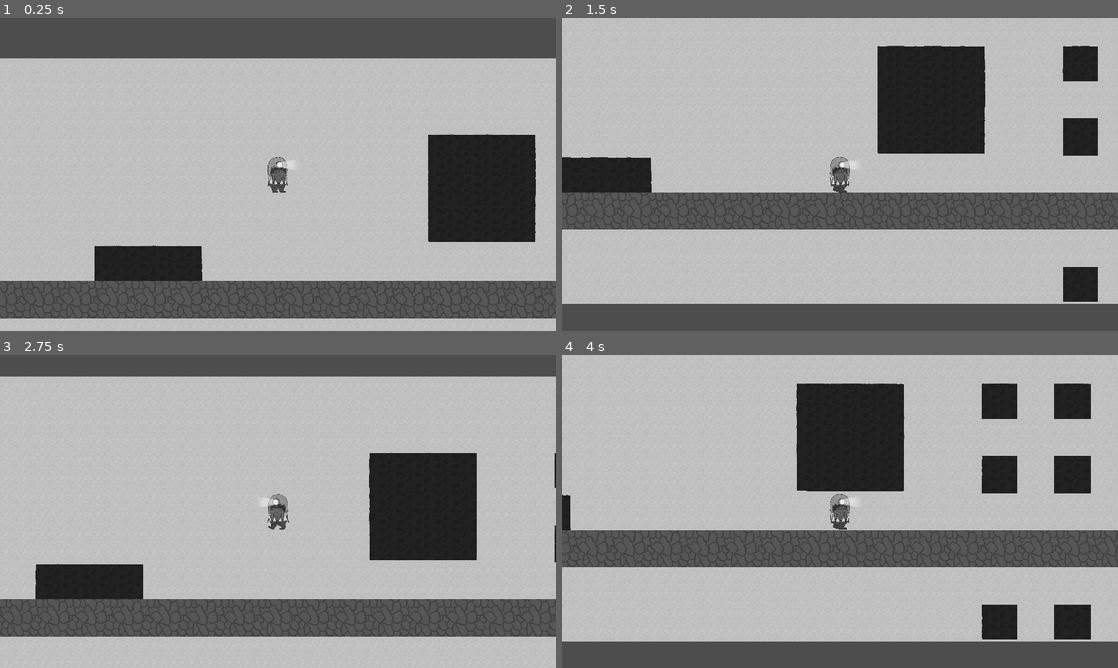
Above: before the commit, frames 1-4 (two rows, left to right).
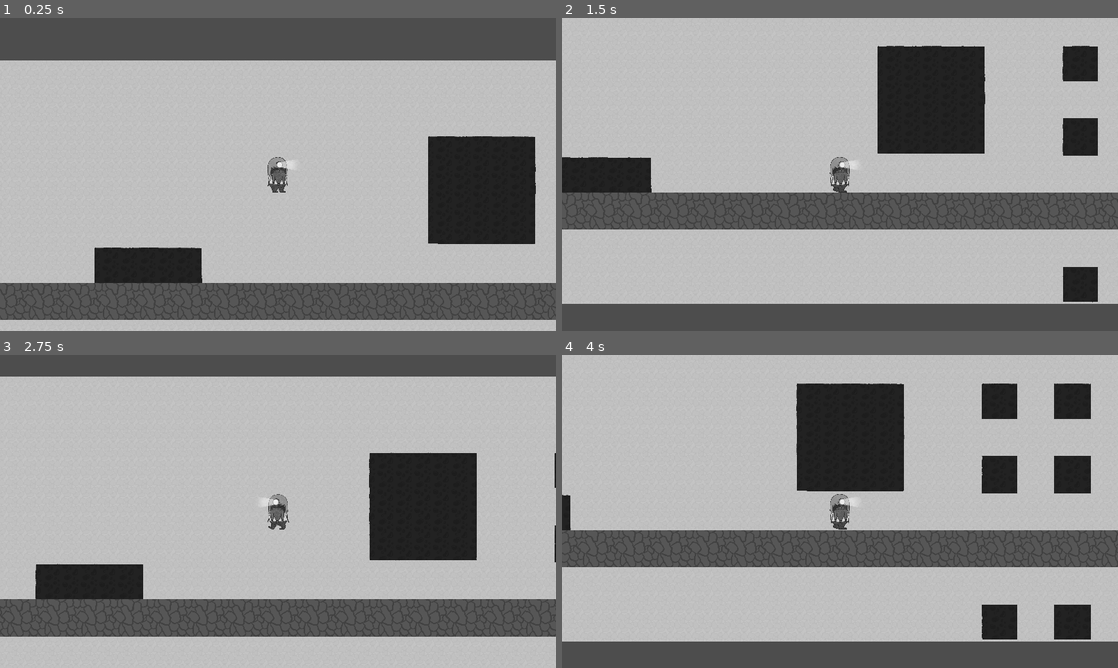
Above: after the commit, the same moments.

Repository: nksacayan/ProjectDarkAndDiggy
Game: Godot game, scene res://levels/nick_test_level.tscn
The game is run twice, just before and just after one commit, with the same random seed, the same clock (stepped at 60 frames per second) and the same inputs.
Inputs:
- Up to frame 1 (0.25 s): no input
- Up to frame 2 (1.5 s): hold D (move_right) from 0.53 s (still down); tap Space (jump) at 0.77 s
- Up to frame 3 (2.75 s): tap Space (jump) at 1.52 s; release D (move_right) at 2.03 s; hold A (move_left) from 2.03 s (still down)
- Up to frame 4 (4 s): release A (move_left) at 2.78 s; hold D (move_right) from 2.78 s (still down); tap Space (jump) at 3.02, 3.77 s

The runs differ from the first frame. In frame 1, 2.2% of the frame differs, in the area x 0-100%, y 12-97%; in frame 2, less than 0.1%; in frame 3, less than 0.1%; in frame 4, less than 0.1%.

Commit message:
Added player and enemy collision plus music

Diff:
--- a/common_components/health/health.gd
+++ b/common_components/health/health.gd
@@ -5,7 +5,7 @@
 
 @export var max_health: int = 1
 
-var current_health: int = max_health:
+var current_health: int:
 	get:
 		return current_health
 	set(p_value):
--- /dev/null
+++ b/enemy/kobold/KoboldAnimationHandler.gd
@@ -0,0 +1,21 @@
+class_name KoboldAnimationHandler
+extends AnimatedSprite2D
+
+
+func _face_left_right(p_left_right: float) -> void:
+	# flip_h == false means sprite facing right
+	# offset should be configured in the node, just flip it here
+	if p_left_right > 0:
+		flip_h = false
+		offset = abs(offset)
+	elif p_left_right < 0:
+		flip_h = true
+		offset = -abs(offset)
+
+func handle_animation(p_velocity: Vector2) -> void:
+	if p_velocity.x != 0:
+		play("walk")
+	else:
+		play("idle")
+
+	_face_left_right(p_velocity.x)
--- a/enemy/kobold/kobold.tscn
+++ b/enemy/kobold/kobold.tscn
@@ -1,23 +1,62 @@
-[gd_scene load_steps=7 format=3 uid="uid://cmmwqu3w11y2e"]
+[gd_scene load_steps=13 format=3 uid="uid://cmmwqu3w11y2e"]
 
 [ext_resource type="Script" path="res://enemy/kobold/kobold_body.gd" id="1_g7ieu"]
-[ext_resource type="Texture2D" uid="uid://d3ypsypb2iomr" path="res://player/assets/sprites/test_dward.PNG" id="2_iw0ra"]
+[ext_resource type="Texture2D" uid="uid://dp4ol3g378kl2" path="res://enemy/kobold/assets/sprites/kobold-idle.png" id="2_fsdp0"]
 [ext_resource type="Script" path="res://enemy/states/state_machine.gd" id="3_5jy2q"]
+[ext_resource type="Texture2D" uid="uid://djdwpg6h20kd1" path="res://enemy/kobold/assets/sprites/kobold-walk-1.png" id="3_obm4m"]
 [ext_resource type="Script" path="res://enemy/states/patrol_state.gd" id="4_2t6yl"]
+[ext_resource type="Texture2D" uid="uid://bu4g3pnnt637e" path="res://enemy/kobold/assets/sprites/kobold-walk-2.png" id="4_dgtie"]
+[ext_resource type="Script" path="res://enemy/kobold/KoboldAnimationHandler.gd" id="5_b012h"]
 [ext_resource type="Script" path="res://enemy/states/chase_state.gd" id="5_rrv1x"]
 
-[sub_resource type="RectangleShape2D" id="RectangleShape2D_6f71e"]
-size = Vector2(230, 250)
+[sub_resource type="SpriteFrames" id="SpriteFrames_wv8ve"]
+animations = [{
+"frames": [{
+"duration": 1.0,
+"texture": ExtResource("2_fsdp0")
+}],
+"loop": true,
+"name": &"idle",
+"speed": 5.0
+}, {
+"frames": [{
+"duration": 1.0,
+"texture": ExtResource("3_obm4m")
+}, {
+"duration": 1.0,
+"texture": ExtResource("4_dgtie")
+}],
+"loop": true,
+"name": &"walk",
+"speed": 5.0
+}]
+
+[sub_resource type="CapsuleShape2D" id="CapsuleShape2D_k2xkr"]
+radius = 80.0
+height = 258.0
+
+[sub_resource type="CapsuleShape2D" id="CapsuleShape2D_db70v"]
+radius = 91.0
+height = 284.0
+
+[sub_resource type="CapsuleShape2D" id="CapsuleShape2D_r8htu"]
+radius = 86.0
+height = 266.0
 
 [node name="Kobold" type="CharacterBody2D"]
+collision_layer = 8
 script = ExtResource("1_g7ieu")
 
-[node name="Sprite2D" type="Sprite2D" parent="."]
+[node name="AnimatedSprite2D" type="AnimatedSprite2D" parent="."]
 unique_name_in_owner = true
-texture = ExtResource("2_iw0ra")
+scale = Vector2(-1, 1)
+sprite_frames = SubResource("SpriteFrames_wv8ve")
+animation = &"walk"
+offset = Vector2(10, 0)
+script = ExtResource("5_b012h")
 
 [node name="CollisionShape2D" type="CollisionShape2D" parent="."]
-shape = SubResource("RectangleShape2D_6f71e")
+shape = SubResource("CapsuleShape2D_k2xkr")
 
 [node name="PatrolBoundLeft" type="Marker2D" parent="."]
 unique_name_in_owner = true
@@ -37,19 +76,40 @@
 script = ExtResource("3_5jy2q")
 inital_state = NodePath("PatrolState")
 
-[node name="PatrolState" type="Node2D" parent="StateMachine" node_paths=PackedStringArray("enemy")]
+[node name="PatrolState" type="Node2D" parent="StateMachine"]
 script = ExtResource("4_2t6yl")
-enemy = NodePath("../..")
 
-[node name="ChaseState" type="Node2D" parent="StateMachine" node_paths=PackedStringArray("enemy")]
+[node name="ChaseState" type="Node2D" parent="StateMachine"]
 script = ExtResource("5_rrv1x")
-enemy = NodePath("../..")
 
 [node name="PlayerDetectionCast" type="RayCast2D" parent="."]
 unique_name_in_owner = true
 target_position = Vector2(200, 0)
+collision_mask = 4
 
 [node name="FloorDetectionCast" type="RayCast2D" parent="."]
 unique_name_in_owner = true
-position = Vector2(128, 6)
-target_position = Vector2(0, 200)
+target_position = Vector2(100, 140)
+
+[node name="Hitbox" type="Area2D" parent="."]
+unique_name_in_owner = true
+scale = Vector2(-1, 1)
+collision_layer = 0
+collision_mask = 4
+monitorable = false
+
+[node name="CollisionShape2D" type="CollisionShape2D" parent="Hitbox"]
+shape = SubResource("CapsuleShape2D_db70v")
+disabled = true
+debug_color = Color(0.882353, 0, 0.101961, 0.419608)
+
+[node name="Hurtbox" type="Area2D" parent="."]
+collision_layer = 8
+collision_mask = 0
+monitoring = false
+
+[node name="CollisionShape2D" type="CollisionShape2D" parent="Hurtbox"]
+shape = SubResource("CapsuleShape2D_r8htu")
+debug_color = Color(0, 1, 0, 0.419608)
+
+[connection signal="area_entered" from="Hitbox" to="StateMachine/ChaseState" method="_on_hitbox_area_entered"]
--- a/enemy/kobold/kobold_body.gd
+++ b/enemy/kobold/kobold_body.gd
@@ -2,10 +2,9 @@
 class_name KoboldBody2D
 
 
-@onready var sprite2D : Sprite2D = %Sprite2D
 @onready var player_detect_cast : RayCast2D = %PlayerDetectionCast
 @onready var floor_detect_cast : RayCast2D = %FloorDetectionCast
-
+@onready var animation_handler: KoboldAnimationHandler = %AnimatedSprite2D as KoboldAnimationHandler
 
 
 # Get the gravity from the project settings to be synced with RigidBody nodes.
@@ -20,6 +19,10 @@
 }
 
 func _physics_process(delta):
+	apply_gravity(delta)
+	animation_handler.handle_animation(velocity)
+
+func apply_gravity(delta):
 	# Add the gravity.
 	if not is_on_floor():
 		velocity.y += _gravity * delta
--- a/enemy/states/chase_state.gd
+++ b/enemy/states/chase_state.gd
@@ -1,25 +1,38 @@
 extends State
 class_name ChaseState
 
-var player: CharacterBody2D
-@export var enemy: KoboldBody2D
-const _MOVE_SPEED : float = 500.0
+
+var enemy : KoboldBody2D
+var player: PlayerBody
+@onready var hitbox : Area2D = %Hitbox
+
+
+const _MOVE_SPEED : float = 400.0
+const _KOCKBACK_FORCE_X : float = 100000.0
+const _KOCKBACK_FORCE_Y : float = -7500
 const _DETECT_RANGE : float = 250.0
 
+
 func enter():
-	player = get_tree().get_first_node_in_group("Player")
+	#Grabs Enemy and Player Nodes
+	enemy = get_parent().get_parent()
+	if !enemy.player_detect_cast.is_colliding():
+		print("Error Target No Player")
+	player = enemy.player_detect_cast.get_collider()
+	hitbox.get_child(0).disabled = false #hitbox's CollisionShape2d
 
 
-func exit():
-	pass
 
-func update(_delta:float):
-	pass
 
 func physics_update(_delta:float):
 
 	enemy.velocity.x = enemy.move_mod * _MOVE_SPEED
+	check_direction()
 
+
+#Checks if direction Mod needs to be flipped
+func check_direction():
+	#Flips direction based on position of player
 	if player.global_position.x - enemy.global_position.x < 0 \
 		and enemy.move_mod == enemy.MovementModifier.RIGHT:
 			flip_direction()
@@ -28,6 +41,24 @@
 			flip_direction()
 
 func flip_direction():
-	enemy.sprite2D.flip_h = not enemy.sprite2D.flip_h #flips Sprite
 	enemy.move_mod *= -1 #flips movement direction
-	enemy.player_detect_cast.target_position = Vector2(_DETECT_RANGE * enemy.move_mod,0) #Flips Raycast
+
+	#this might not be needed anymore
+	enemy.player_detect_cast.scale = Vector2(enemy.move_mod, 1)
+
+
+#TODO - Damage Logic here
+func target_hit():
+	print("Enemy Hit Player")
+	player.health.current_health -= 1
+	print("Current HP: " , player.health.current_health)
+	apply_knockback()
+
+
+func apply_knockback():
+	player.knockback_force = Vector2(_KOCKBACK_FORCE_X * enemy.move_mod , \
+		_KOCKBACK_FORCE_Y)
+	player.timer.start()
+
+func _on_hitbox_area_entered(_area):
+	target_hit()
--- a/enemy/states/patrol_state.gd
+++ b/enemy/states/patrol_state.gd
@@ -1,7 +1,7 @@
 extends State
 class_name PatrolState
 
-@export var enemy: KoboldBody2D
+var enemy: KoboldBody2D
 #Marker2D for Patrol Bounds and Start position
 @onready var pb_right : Marker2D = %PatrolBoundRight
 @onready var pb_left : Marker2D = %PatrolBoundLeft
@@ -10,6 +10,9 @@
 
 const _MOVE_SPEED : float = 250.0
 const _DETECT_RANGE : float = 250.0
+
+func enter():
+	enemy = get_parent().get_parent()
 
 func physics_update(_delta:float):
 	if !enemy:
@@ -70,8 +73,8 @@
 	enemy.move_mod = enemy.MovementModifier.CENTER #pauses movement
 	await get_tree().create_timer(2).timeout #Duration of paused movement
 
-	enemy.sprite2D.flip_h = not enemy.sprite2D.flip_h #flips Sprite
-	enemy.move_mod = prev_move * -1 #flips movement direction
-	enemy.player_detect_cast.target_position = \
-		Vector2(_DETECT_RANGE * enemy.move_mod,0) #Flips Raycast
-	enemy.floor_detect_cast.move_local_x(225 * enemy.move_mod)
+	#Flips the sprite, walking direction,
+	#player detection raycast, and floor detection raycast
+	enemy.move_mod = prev_move * -1
+	enemy.player_detect_cast.scale = Vector2(enemy.move_mod, 1)
+	enemy.floor_detect_cast.scale = Vector2(enemy.move_mod, 1)
--- a/enemy/states/state_machine.gd
+++ b/enemy/states/state_machine.gd
@@ -1,3 +1,4 @@
+class_name StateMachine
 extends Node
 
 @export var inital_state : State
--- /dev/null
+++ b/levels/franks_test_level.tscn
@@ -0,0 +1,41 @@
+[gd_scene load_steps=5 format=3 uid="uid://bmw0b6ciho6ao"]
+
+[ext_resource type="TileSet" uid="uid://n1ugbsf4yjas" path="res://tile_stuff/default_tile_set.tres" id="1_aaklv"]
+[ext_resource type="PackedScene" uid="uid://cd6ndg0vgc407" path="res://player/player.tscn" id="2_8g8lq"]
+[ext_resource type="PackedScene" uid="uid://cmmwqu3w11y2e" path="res://enemy/kobold/kobold.tscn" id="3_mkd3o"]
+[ext_resource type="AudioStream" uid="uid://b2ad6nhkp8beo" path="res://Audio/The-Northern-Path Loop.mp3" id="4_oobjr"]
+
+[node name="FranksTestLevel" type="Node2D"]
+metadata/_edit_lock_ = true
+
+[node name="TileMap" type="TileMap" parent="."]
+tile_set = ExtResource("1_aaklv")
+format = 2
+layer_0/tile_data = PackedInt32Array(65533, 65547, 1, 131069, 65547, 1, 196605, 65547, 1, 262141, 65547, 1, 327677, 65547, 1, 327678, 65547, 1, 327679, 65547, 1, 262144, 65547, 1, 262146, 65547, 1, 262145, 65547, 1, 262148, 65547, 1, 262149, 65547, 1, 262147, 65547, 1, 262150, 65547, 1, 262152, 65547, 1, 262154, 65547, 1, 262155, 65547, 1, 262153, 65547, 1, 262157, 65547, 1, 262158, 65547, 1, 262159, 65547, 1, 196623, 65547, 1, 131087, 65547, 1, 65551, 65547, 1, -65521, 65547, 1, 15, 65547, 1, 262151, 65547, 1, 262156, 65547, 1)
+metadata/_edit_lock_ = true
+
+[node name="PlayerBody" parent="." instance=ExtResource("2_8g8lq")]
+position = Vector2(1012, 632)
+
+[node name="Health" parent="PlayerBody" index="5"]
+max_health = 5
+
+[node name="Kobold" parent="." instance=ExtResource("3_mkd3o")]
+position = Vector2(2632, 886)
+
+[node name="PatrolBoundLeft" parent="Kobold" index="2"]
+position = Vector2(1721, 914)
+
+[node name="PatrolBoundRight" parent="Kobold" index="3"]
+position = Vector2(3422, 910)
+
+[node name="PatrolBoundStart" parent="Kobold" index="4"]
+position = Vector2(2632, 886)
+
+[node name="AudioStreamPlayer" type="AudioStreamPlayer" parent="."]
+stream = ExtResource("4_oobjr")
+volume_db = -20.0
+autoplay = true
+
+[editable path="PlayerBody"]
+[editable path="Kobold"]
--- a/player/player.tscn
+++ b/player/player.tscn
@@ -35,10 +35,18 @@
 radius = 64.0
 height = 250.0
 
+[sub_resource type="CapsuleShape2D" id="CapsuleShape2D_anxnw"]
+radius = 83.0
+height = 288.0
+
+[sub_resource type="CapsuleShape2D" id="CapsuleShape2D_6117p"]
+radius = 77.0
+height = 270.0
+
 [node name="PlayerBody" type="CharacterBody2D" groups=["Player"]]
+position = Vector2(1, -13)
 collision_layer = 4
 script = ExtResource("1_eeh5k")
-metadata/_edit_group_ = true
 
 [node name="AnimatedSprite2D" type="AnimatedSprite2D" parent="."]
 unique_name_in_owner = true
@@ -63,4 +71,28 @@
 [node name="Health" parent="." instance=ExtResource("5_lqeur")]
 unique_name_in_owner = true
 
+[node name="Hitbox" type="Area2D" parent="."]
+collision_layer = 0
+collision_mask = 8
+monitorable = false
+
+[node name="CollisionShape2D" type="CollisionShape2D" parent="Hitbox"]
+shape = SubResource("CapsuleShape2D_anxnw")
+debug_color = Color(0.992157, 0, 0, 0.419608)
+
+[node name="Hurtbox" type="Area2D" parent="."]
+collision_layer = 4
+collision_mask = 0
+monitoring = false
+
+[node name="CollisionShape2D" type="CollisionShape2D" parent="Hurtbox"]
+shape = SubResource("CapsuleShape2D_6117p")
+debug_color = Color(0, 1, 0.215686, 0.419608)
+
+[node name="Timer" type="Timer" parent="."]
+unique_name_in_owner = true
+wait_time = 0.5
+one_shot = true
+
 [connection signal="jump_input" from="PlayerInput" to="." method="_on_player_input_jump_input"]
+[connection signal="area_entered" from="Hitbox" to="." method="_on_hitbox_area_entered"]
--- a/player/player_body.gd
+++ b/player/player_body.gd
@@ -1,7 +1,9 @@
+class_name PlayerBody
 extends CharacterBody2D
 
 const _MOVE_SPEED: float = 50000.0
 const _JUMP_FORCE: float = -1000.0
+
 
 var _gravity: int = ProjectSettings.get_setting("physics/2d/default_gravity")
 
@@ -9,10 +11,19 @@
 @onready var digger: Digger = %Digger
 @onready var health: Health = %Health
 @onready var animation_handler: PlayerAnimationHandler = %AnimatedSprite2D as PlayerAnimationHandler
+@onready var timer : Timer = %Timer
+const _KNOCKBACK_DECAY : float = 100
 
+var knockback_force : Vector2 = Vector2(0,0)
+
+func _ready():
+	health.current_health = health.max_health
 
 func _physics_process(delta: float) -> void:
-	_do_movement(delta)
+	if timer.is_stopped():
+		_do_movement(delta)
+	else:
+		_stunned_movement(delta)
 	animation_handler.handle_animation(velocity)
 	_try_digging()
 
@@ -23,14 +34,33 @@
 	if is_on_floor():
 		velocity.y = _JUMP_FORCE
 
+#Stunned Movement when Hit by enemy unit
+func _stunned_movement(delta: float):
+	velocity = knockback_force * delta
+	knockback_force / _KNOCKBACK_DECAY
+	move_and_slide()
+
 func _do_movement(delta: float) -> void:
+
 	# Movement.
 	velocity.x = player_input.walk_direction * _MOVE_SPEED * delta
 
 	# Fall.
 	velocity.y = velocity.y + _gravity * delta
 
+
 	move_and_slide()
 
 func _try_digging() -> void:
 	digger.dig_in_direction(player_input.dig_direction)
+
+func _check_target(area):
+	var temp : StateMachine = area.get_parent().get_node("StateMachine")
+	if temp.current_state.name == "PatrolState":
+			print(temp.current_state.name)
+			temp.get_parent().queue_free()
+	else:
+		print("Target not in Patrol State: currently in ", temp.current_state.name)
+
+func _on_hitbox_area_entered(area):
+	_check_target(area)
--- a/project.godot
+++ b/project.godot
@@ -22,6 +22,8 @@
 
 window/size/viewport_width=1920
 window/size/viewport_height=1080
+window/size/window_width_override=1280
+window/size/window_height_override=720
 window/stretch/mode="canvas_items"
 window/stretch/aspect="expand"
 
@@ -58,6 +60,7 @@
 2d_physics/layer_1="Terrain"
 2d_physics/layer_2="Collectable"
 2d_physics/layer_3="Player"
+2d_physics/layer_4="Enemy"
 
 [rendering]
 
Not shown, added: Audio/The-Northern-Path Loop.mp3.import
Binary file added: enemy/kobold/assets/sprites/kobold-idle.png
Not shown, added: enemy/kobold/assets/sprites/kobold-idle.png.import
Binary file added: enemy/kobold/assets/sprites/kobold-walk-1.png
Not shown, added: enemy/kobold/assets/sprites/kobold-walk-1.png.import
Binary file added: enemy/kobold/assets/sprites/kobold-walk-2.png
Not shown, added: enemy/kobold/assets/sprites/kobold-walk-2.png.import
Not shown: 1 places in player/player.tscn that only renumber resources
Not shown, added: Audio/The-Northern-Path Loop.mp3
Not shown, added: enemy/kobold/kob3410.tmp
Not shown, added: enemy/kobold/kob4759.tmp
